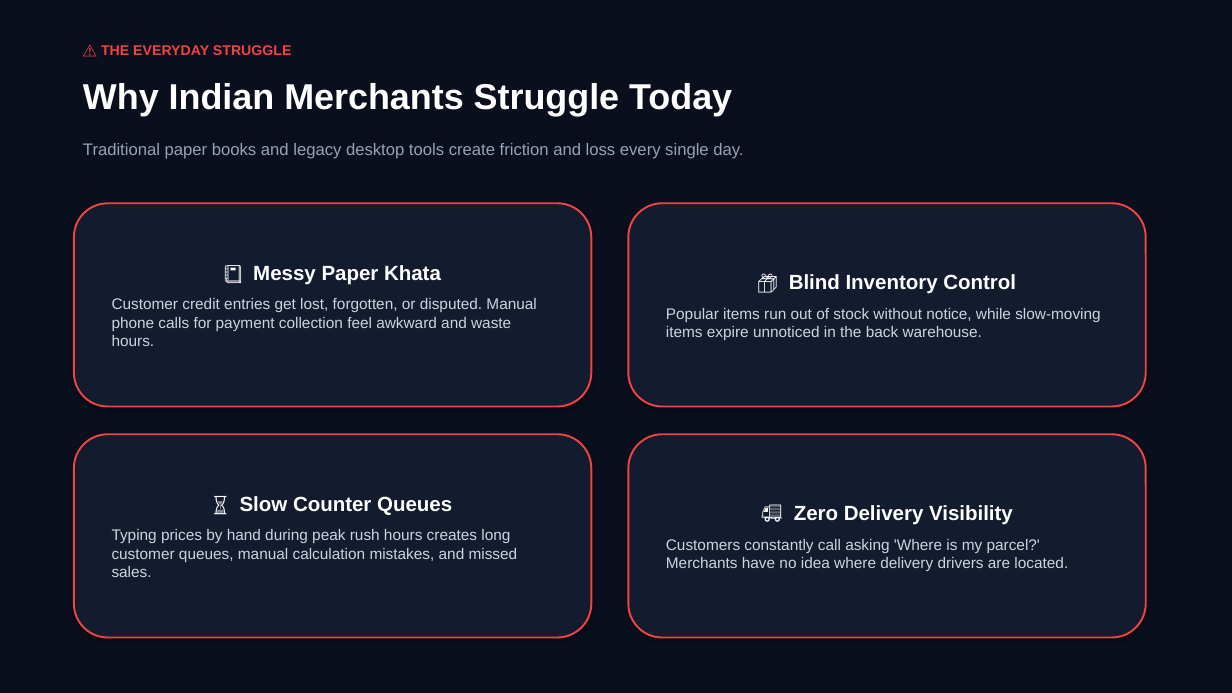
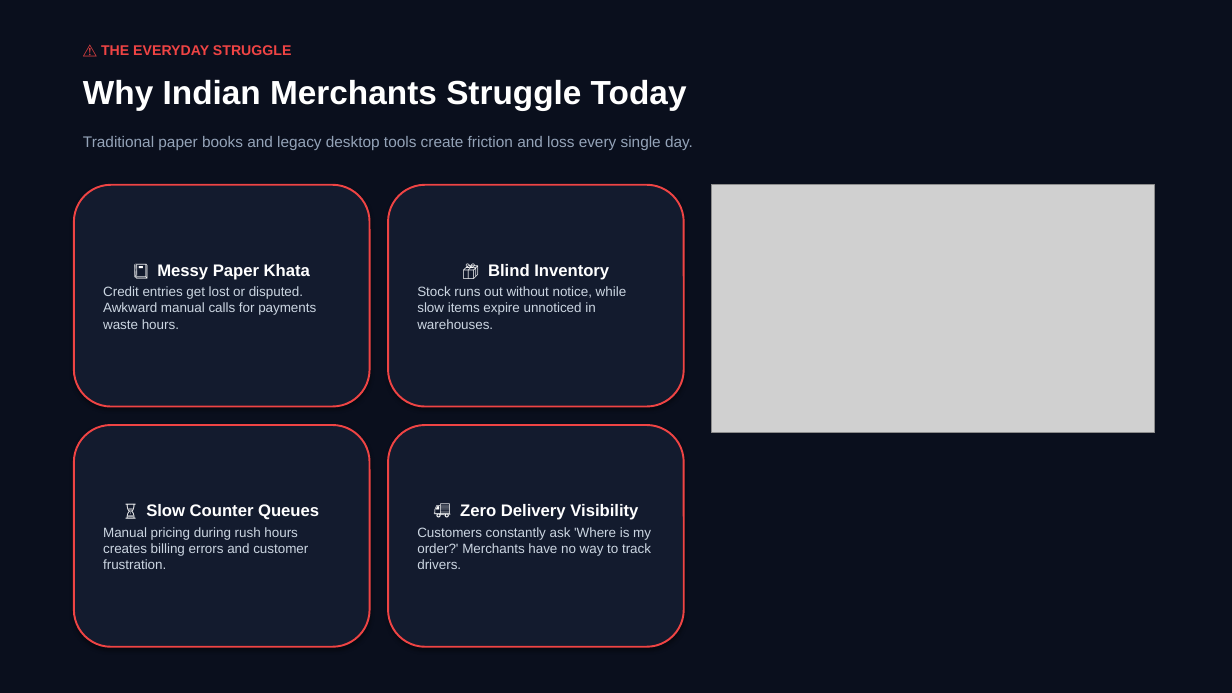
Before and after one commit to MayuurPandav/vyapar-frontend-files-, a slide deck: slide 2 of public/Vyapar_2.0_Presentation.pptx. Drawn at 1232x693 pixels with LibreOffice and Linux fonts; fonts in the diff are those of the drawing; grey boxes stand for pictures. Boxes give left, top, right and bottom in pixels: in the first picture for what was removed or moved away, otherwise in the second. Text is boxed around its words. In the diff, an @@ line names an element or a change of style, - is before the commit and + after.

Commit message:
feat(presentation): embed rich graphics and live screenshots on every single slide of 8-slide deck

```diff
--- a/public/Vyapar_2.0_Presentation.pptx
+++ b/public/Vyapar_2.0_Presentation.pptx
@@ text "Why Indian Merchants Struggle Today" at [83,79,687,110]: size 28 to 26 pt @@
@@ text "Traditional paper books and legacy ..." at [83,136,693,150]: size 13 to 12 pt @@
@@ rounded rectangle "📒 Messy Paper Khata": place and size @@
-rounded rectangle "📒 Messy Paper Khata" at [74,203,592,407]
+rounded rectangle "📒 Messy Paper Khata" at [74,185,370,407]
@@ rounded rectangle "📦 Blind Inventory": place and size @@
-rounded rectangle "📦 Blind Inventory" at [628,203,1146,407]
+rounded rectangle "📦 Blind Inventory" at [388,185,684,407]
@@ picture added at [712,185,1155,433] @@
@@ text in rounded rectangle at [157,264,310,280]: size 16 to 13 pt in "📒 Messy Paper Khata" @@
@@ text in rounded rectangle at [417,264,627,329]: text changed; size 12 to 10.5 pt @@
-📦 Blind Inventory Control
-Popular items run out of stock without notice, while slow-moving items expire unnoticed in the back warehouse.
+📦 Blind Inventory
+Stock runs out without notice, while slow items expire unnoticed in warehouses.
@@ text in rounded rectangle at [103,286,316,329]: text changed; size 12 to 10.5 pt @@
-Customer credit entries get lost, forgotten, or disputed. Manual phone calls for payment collection feel awkward and waste hours.
+Credit entries get lost or disputed. Awkward manual calls for payments waste hours.
@@ rounded rectangle "⏳ Slow Counter Queues": place and size @@
-rounded rectangle "⏳ Slow Counter Queues" at [74,434,592,638]
+rounded rectangle "⏳ Slow Counter Queues" at [74,425,370,647]
@@ rounded rectangle "🚚 Zero Delivery Visibility": place and size @@
-rounded rectangle "🚚 Zero Delivery Visibility" at [628,434,1146,638]
+rounded rectangle "🚚 Zero Delivery Visibility" at [388,425,684,647]
@@ text in rounded rectangle at [146,504,319,520]: size 16 to 13 pt in "⏳ Slow Counter Queues" @@
@@ text in rounded rectangle at [460,504,638,520]: size 16 to 13 pt in "🚚 Zero Delivery Visibility" @@
@@ text in rounded rectangle at [103,527,308,569]: text changed; size 12 to 10.5 pt @@
-Typing prices by hand during peak rush hours creates long customer queues, manual calculation mistakes, and missed sales.
+Manual pricing during rush hours creates billing errors and customer frustration.
@@ text in rounded rectangle at [417,527,651,569]: text changed; size 12 to 10.5 pt @@
-Customers constantly call asking 'Where is my parcel?' Merchants have no idea where delivery drivers are located.
+Customers constantly ask 'Where is my order?' Merchants have no way to track drivers.
```
Also in this commit, not shown: 7 other slides changed, 7 other files.
